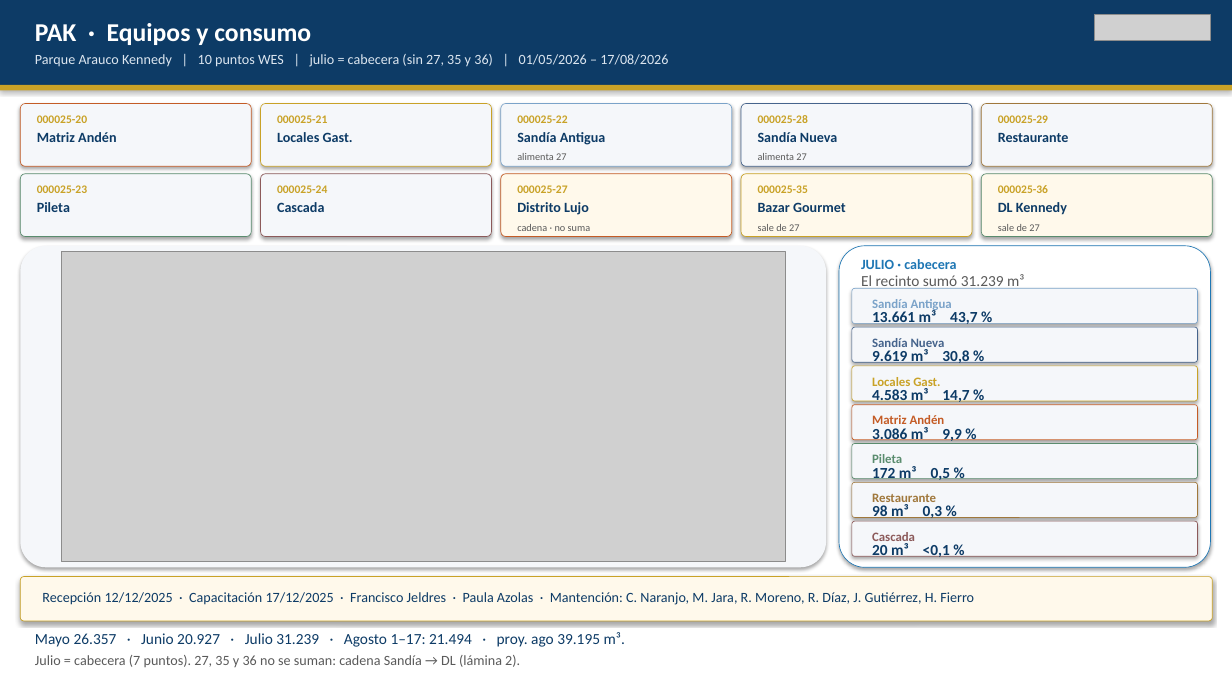
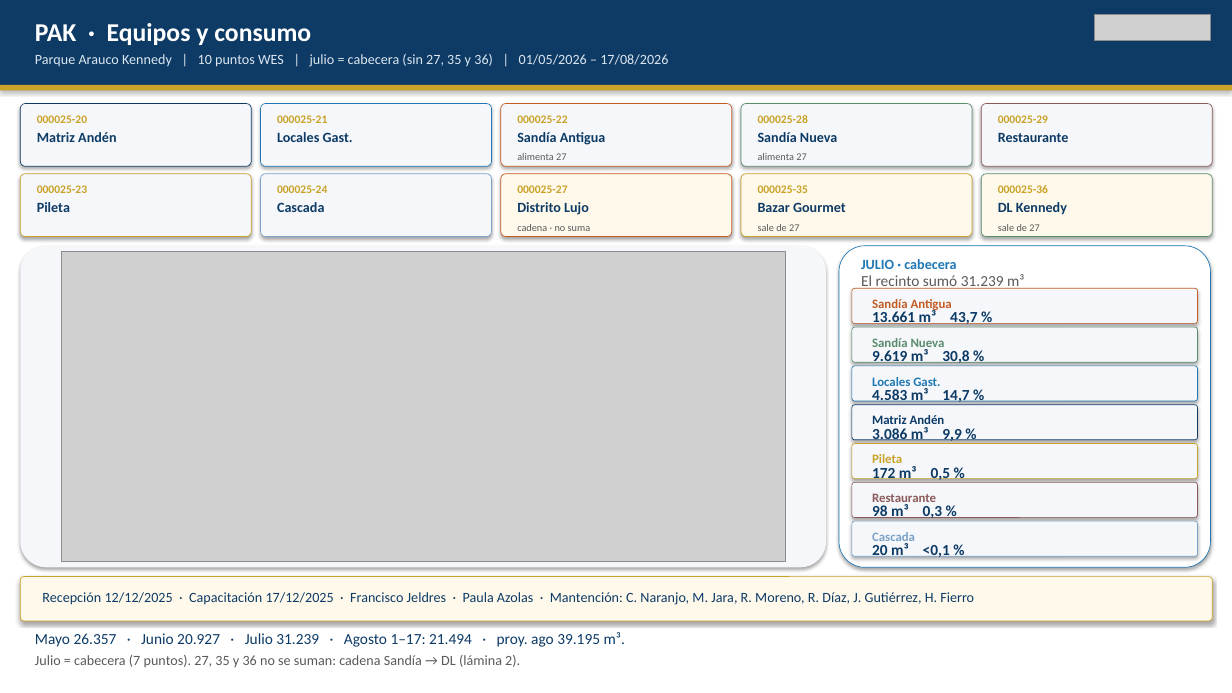
Before and after one commit to anibaloperacionesWes/wes-scripts, a slide deck: slide 14 of reports/Parque_Arauco/TMP_7MALLS/entrega_diego_anibal/Recorrido_ejecutivo_PA_MAE_20260817.pptx (slide 13 before the commit). Drawn at 1232x693 pixels with LibreOffice and Linux fonts; fonts in the diff are those of the drawing; grey boxes stand for pictures. Boxes give left, top, right and bottom in pixels: in the first picture for what was removed or moved away, otherwise in the second. Text is boxed around its words. In the diff, an @@ line names an element or a change of style, - is before the commit and + after.

```diff
--- a/reports/Parque_Arauco/TMP_7MALLS/entrega_diego_anibal/Recorrido_ejecutivo_PA_MAE_20260817.pptx
+++ b/reports/Parque_Arauco/TMP_7MALLS/entrega_diego_anibal/Recorrido_ejecutivo_PA_MAE_20260817.pptx
@@ rounded rectangle at (20, 104, 251, 166): outline #C45C26 0.5 pt to #0D3B66 0.5 pt @@
@@ rounded rectangle at (261, 104, 492, 166): outline #C9A227 0.5 pt to #1F77B4 0.5 pt @@
@@ rounded rectangle at (501, 104, 732, 166): outline #7BA3C9 0.5 pt to #C45C26 0.5 pt @@
@@ rounded rectangle at (741, 104, 972, 166): outline #46648C 0.5 pt to #5A8C6E 0.5 pt @@
@@ rounded rectangle at (982, 104, 1213, 166): outline #A0783C 0.5 pt to #8C5A5A 0.5 pt @@
@@ rounded rectangle at (20, 174, 251, 237): outline #5A8C6E 0.5 pt to #C9A227 0.5 pt @@
@@ rounded rectangle at (261, 174, 492, 237): outline #8C5A5A 0.5 pt to #7BA3C9 0.5 pt @@
@@ rounded rectangle at (852, 288, 1198, 323): outline #7BA3C9 0.5 pt to #C45C26 0.5 pt @@
@@ text "Sandía Antigua" at (872, 299, 952, 312): text colour #7BA3C9 to #C45C26 @@
@@ rounded rectangle at (852, 327, 1198, 362): outline #46648C 0.5 pt to #5A8C6E 0.5 pt @@
@@ text "Sandía Nueva" at (872, 338, 945, 351): text colour #46648C to #5A8C6E @@
@@ rounded rectangle at (852, 366, 1198, 401): outline #C9A227 0.5 pt to #1F77B4 0.5 pt @@
@@ text "Locales Gast." at (872, 377, 940, 390): text colour #C9A227 to #1F77B4 @@
@@ rounded rectangle at (852, 405, 1198, 440): outline #C45C26 0.5 pt to #0D3B66 0.5 pt @@
@@ text "Matriz Andén" at (872, 415, 945, 429): text colour #C45C26 to #0D3B66 @@
@@ rounded rectangle at (852, 444, 1198, 479): outline #5A8C6E 0.5 pt to #C9A227 0.5 pt @@
@@ text "Pileta" at (872, 454, 902, 463): text colour #5A8C6E to #C9A227 @@
@@ rounded rectangle at (852, 482, 1198, 518): outline #A0783C 0.5 pt to #8C5A5A 0.5 pt @@
@@ text "Restaurante" at (872, 493, 936, 506): text colour #A0783C to #8C5A5A @@
@@ rounded rectangle at (852, 521, 1198, 556): outline #8C5A5A 0.5 pt to #7BA3C9 0.5 pt @@
@@ text "Cascada" at (872, 532, 915, 545): text colour #8C5A5A to #7BA3C9 @@
```
Also in this commit, not shown: 3 other slides changed, 1 slide added, 3 other files.
